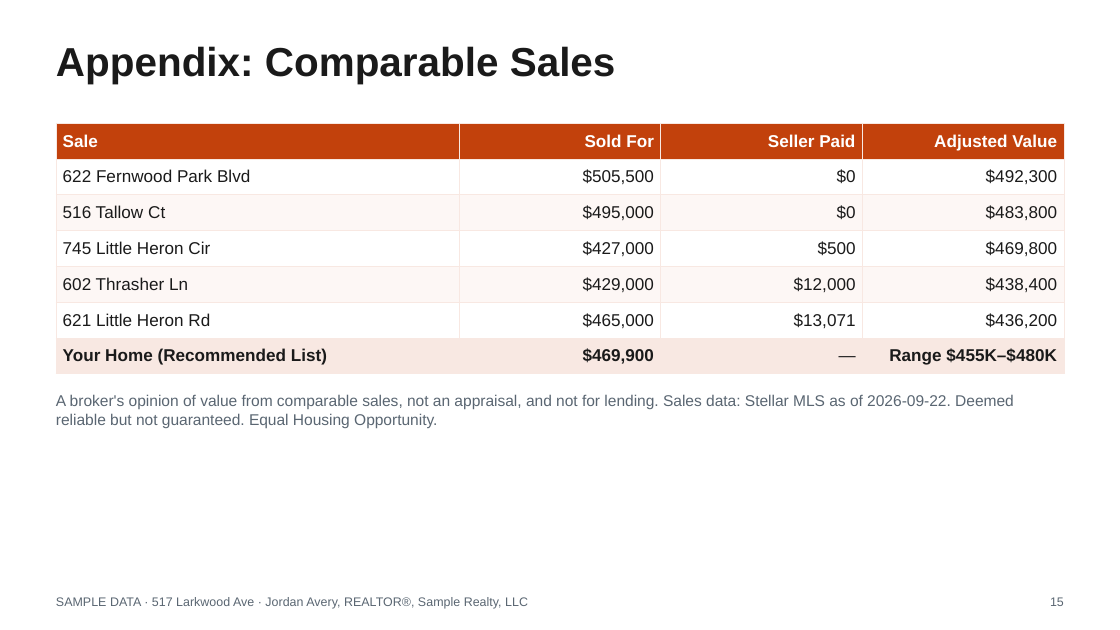
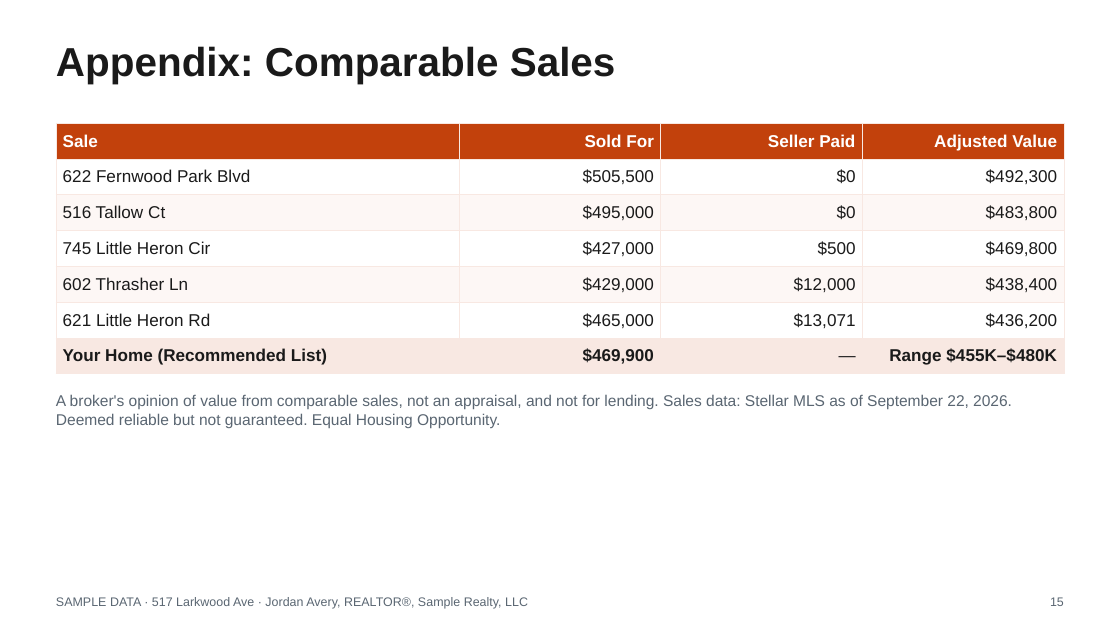
Before and after one commit to axelrivera/real-estate-skills, a slide deck: slide 15 of samples/seller-cma/517-Larkwood-Ave-Listing-Presentation.pptx. Drawn at 1120x630 pixels with LibreOffice and Linux fonts; fonts in the diff are those of the drawing. Boxes give left, top, right and bottom in pixels: in the first picture for what was removed or moved away, otherwise in the second. Text is boxed around its words. In the diff, an @@ line names an element or a change of style, - is before the commit and + after.

```diff
--- a/samples/seller-cma/517-Larkwood-Ave-Listing-Presentation.pptx
+++ b/samples/seller-cma/517-Larkwood-Ave-Listing-Presentation.pptx
@@ text at [56, 394, 1012, 428]: text changed @@
-A broker's opinion of value from comparable sales, not an appraisal, and not for lending. Sales data: Stellar MLS as of 2026-09-22. Deemed reliable but not guaranteed. Equal Housing Opportunity.
+A broker's opinion of value from comparable sales, not an appraisal, and not for lending. Sales data: Stellar MLS as of September 22, 2026. Deemed reliable but not guaranteed. Equal Housing Opportunity.
```
Also in this commit, not shown: 1 other slide changed, 7 other files.
